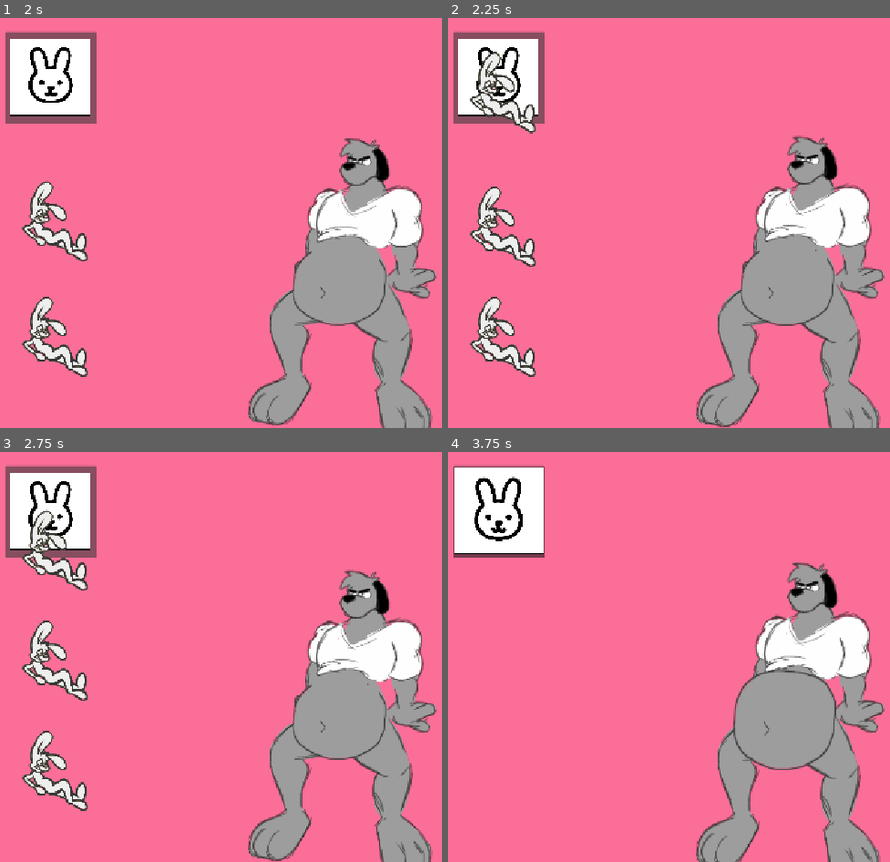
Above: before the commit, frames 1-4 (two rows, left to right).
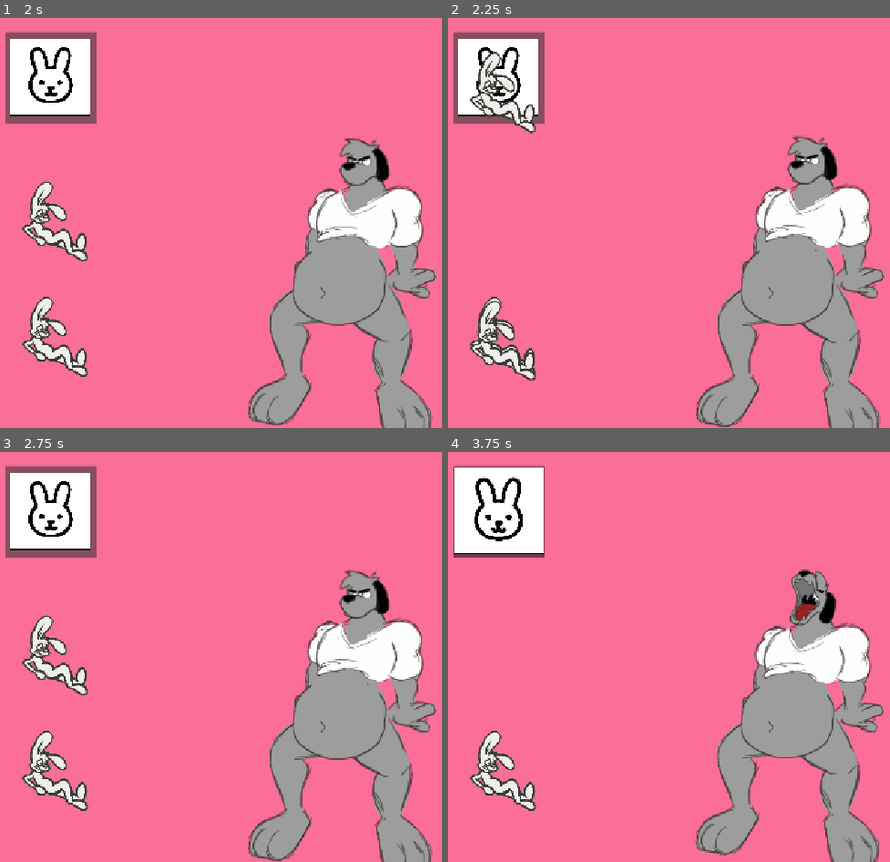
Above: after the commit, the same moments.

Repository: HellsStudios/character_feeder
Game: Godot game, scene res://scenes/main.tscn
The game is run twice, just before and just after one commit, with the same random seed, the same clock (stepped at 60 frames per second) and the same inputs.
Inputs (mouse positions are in pixels of both pictures, inside the frame that each line leads up to):
- Up to frame 1 (2 s): click (48, 79) at 0.5 s; click (48, 79) at 1.25 s
- Up to frame 2 (2.25 s): click (496, 79) at 2 s
- Up to frame 3 (2.75 s): no input
- Up to frame 4 (3.75 s): drag from (505, 767) to (806, 616) at 2.77 s; drag from (660, 677) to (806, 616) at 3.52 s

Frame 1 is identical in both runs. In frame 2, 1.9% of the frame differs, in the area x 4-21%, y 41-89%; in frame 3, 2.2%; in frame 4, 7.2%, in the area x 4-99%, y 26-100%.

Commit message:
Separating collision layers, edibles don't collide w/ each other anymore

Diff:
--- a/project.godot
+++ b/project.godot
@@ -21,6 +21,12 @@
 window/stretch/mode="canvas_items"
 window/stretch/aspect="expand"
 
+[layer_names]
+
+2d_physics/layer_1="Ground"
+2d_physics/layer_2="EdibleEaten"
+2d_physics/layer_3="PredatorMouthOpen"
+
 [physics]
 
 3d/physics_engine="Jolt Physics"
--- a/scenes/edible.tscn
+++ b/scenes/edible.tscn
@@ -10,6 +10,7 @@
 radius = 62.072536
 
 [node name="Edible" type="RigidBody2D" unique_id=739754446]
+collision_layer = 8
 input_pickable = true
 script = ExtResource("1_ycm2a")
 
@@ -23,7 +24,7 @@
 shape = SubResource("CircleShape2D_nxlau")
 
 [node name="EatenHurtbox" type="Area2D" parent="." unique_id=564095238]
-collision_layer = 0
+collision_layer = 4
 collision_mask = 2
 
 [node name="CollisionShape2D" type="CollisionShape2D" parent="EatenHurtbox" unique_id=294645805]
--- a/scenes/main.tscn
+++ b/scenes/main.tscn
@@ -12,8 +12,16 @@
 position = Vector2(579, 438)
 
 [node name="Ground" type="StaticBody2D" parent="." unique_id=1041349482]
+collision_mask = 0
 
 [node name="CollisionShape2D" type="CollisionShape2D" parent="Ground" unique_id=57684275]
+position = Vector2(586, 598)
+shape = SubResource("RectangleShape2D_nxlau")
+
+[node name="Ground2" type="StaticBody2D" parent="." unique_id=1368188246]
+collision_mask = 0
+
+[node name="CollisionShape2D" type="CollisionShape2D" parent="Ground2" unique_id=848393053]
 position = Vector2(586, 598)
 shape = SubResource("RectangleShape2D_nxlau")
 
--- a/scenes/predator.gd
+++ b/scenes/predator.gd
@@ -34,11 +34,11 @@
 	body_animation_player.play("gulp")
 
 
-func _on_mouth_open_collision_body_entered(body):
+func _on_mouth_open_collision_area_entered(area):
 	body_animation_player.play("mouth_open")
 
 
-func _on_mouth_open_collision_body_exited(body):
+func _on_mouth_open_collision_area_exited(area):
 	if not gulping:
 		body_animation_player.play("idle")
 
--- a/scenes/predator.tscn
+++ b/scenes/predator.tscn
@@ -238,6 +238,8 @@
 
 [node name="MouthOpenCollision" type="Area2D" parent="." unique_id=1188597438]
 position = Vector2(-18, -34)
+collision_layer = 0
+collision_mask = 4
 priority = 3
 
 [node name="CollisionShape2D" type="CollisionShape2D" parent="MouthOpenCollision" unique_id=1255473842]
@@ -246,5 +248,3 @@
 
 [connection signal="area_entered" from="MouthOpenCollision" to="." method="_on_mouth_open_collision_area_entered"]
 [connection signal="area_exited" from="MouthOpenCollision" to="." method="_on_mouth_open_collision_area_exited"]
-[connection signal="body_entered" from="MouthOpenCollision" to="." method="_on_mouth_open_collision_body_entered"]
-[connection signal="body_exited" from="MouthOpenCollision" to="." method="_on_mouth_open_collision_body_exited"]
